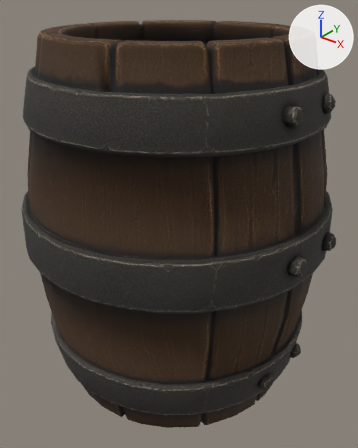
The FBX model Assets/Models/Props/Barrel.fbx as it was, and as the next commit left it.
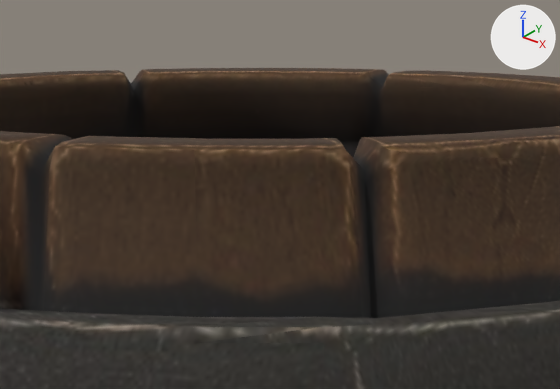
There are two pictures of each version: one whole from a camera (50 mm lens) standing at (0.832, -1.03, 1.1) and looking at (0.014, -0.008, 0.467), one close up on the part from 28% to 75% of the width and 0% to 26% of the height. Arrows for +X, +Y and +Z are at upper right; the lights stay in place. The first two pictures are the older version.

Objects in the first close-up: 'Barrel'.
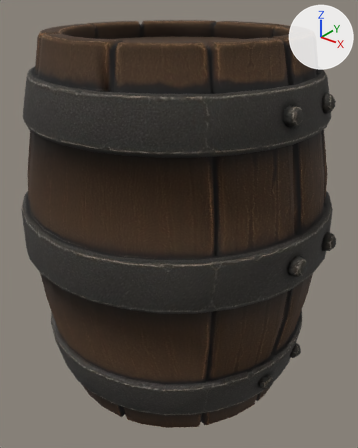
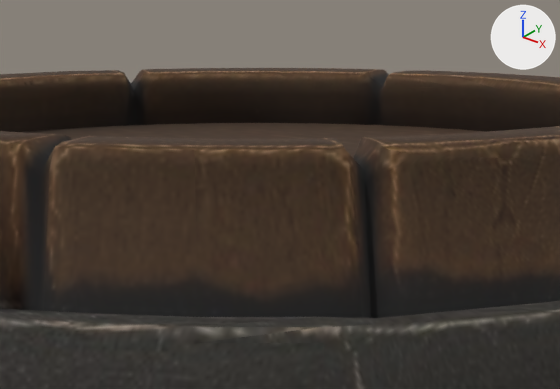
Location of each change, [x1, y1, x2, y2] in pixels of the close-ups (560 x 389 px):
part 1 of me_tripo_mesh_8e54cdea, added (brown): after [23, 123, 484, 157]

The change in detail:
me_tripo_mesh_8e54cdea is used by ob_barrel; location (0.0, 0.0, 0.0).
me_tripo_mesh_8e54cdea had 2419 vertices, 4786 faces and spanned x -0.452..0.452, y -0.433..0.433, z 0.0..0.998.
me_tripo_mesh_8e54cdea now has 2449 vertices, 4818 faces and spans x -0.452..0.452, y -0.433..0.433, z 0.0..0.998.
me_tripo_mesh_8e54cdea part 1: a new loose piece of 15 vertices spanning x -0.318..0.318, y -0.323..0.311, z 0.955, in mat_barrel_mat (picture img_wooden_barrel_3d_model_basecolor_jpeg).
Other edits to the shape of me_tripo_mesh_8e54cdea do not show in these pictures.
